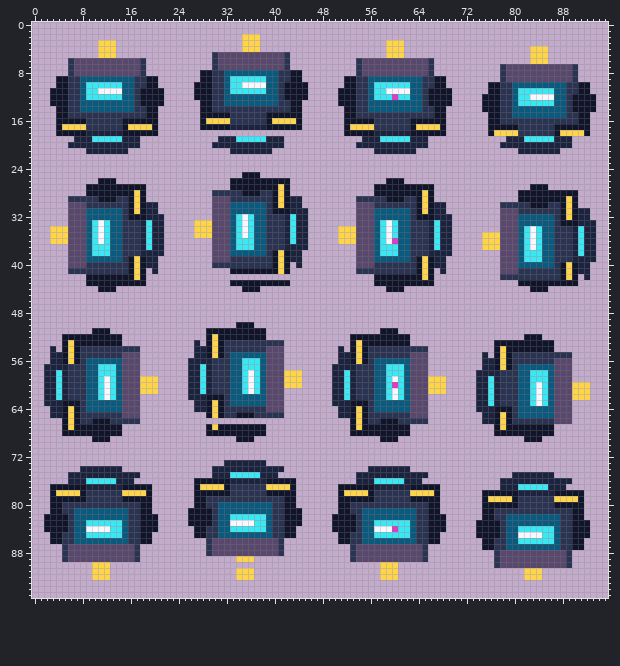
Pixel-art file: game/assets/source/animation/enemy_tank_move.aseprite. Above is the file before it was changed.
96x96 pixels, 1 frame.
Now the later version:
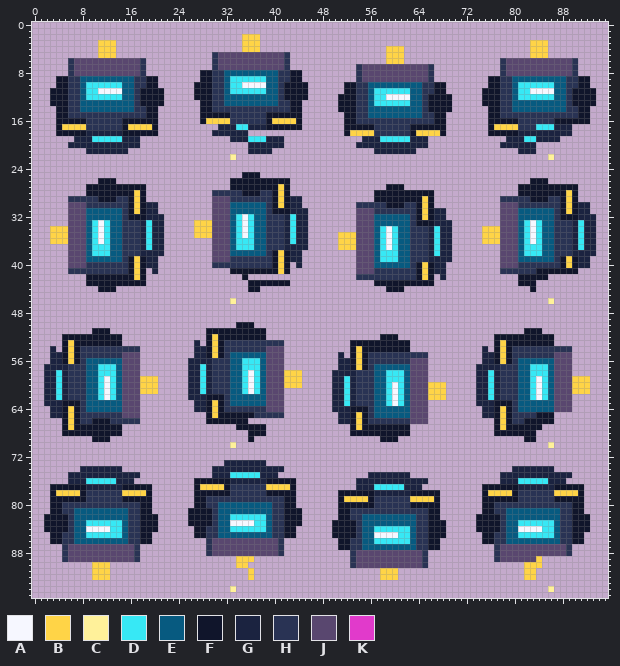
Palette (. is transparent): A #f6f7ff  B #ffd447  C #fff19a  D #37e8f5  E #075a80  F #10152b  G #1b2340  H #293354  J #59476f  K #e13acb
Log entry: fix(art): distinguish enemy movement animations
From old to new:
Changed rows in their new state; - is an unchanged pixel.
first column x 28:
 3 -------------------------------...---------------------BBB--------
 6 --------------------------.....BBB.....-----------HJJJJJJJJJJJH---
 9 ------------------------..-JJJJJJJJJJJ-..-------FF-HEEEEEEEEEH-FF-
10 -----------------------------EEEEEE------------------DDDDDD-------
11 -----------------------.-------DDDD---H--.-----F-------AAAA---F--F
12 -------------------------------AAAA--------------------DDDD-------
13 -----------------------------DDDDDD------------------EEEEEE-------
14 -----------------------F--------------F--F-----.--------------H--.
15 ----------------------------EEEEEEEEE---------------HHHHHHHHH-----
16 --------------------------HHH------HHHH-----------FFF------FFFF---
17 ...GG-DD-----------------FFFF-------FFFF---------BBBB---DDDGGG...-
18 --GGGGGG-----------------BBBBHHHHHH-BBBB---------FFFFGGGGGGGGG...-
19 ---..-GG------------------------------------------------GGG-..----
20 --......------------------------------------------------......----
21 -----...------------------------------------------------....------
22 -----C----------------------------------------------------C-------
first column x 33:
26 --------------------------...---------------------FFF--------
27 ------------------------..---.....--------------FF---FFFFF---
28 --------------------------------F-----------------------B----
29 ---------------------...FF---FF--------------HHHHH---HH------
30 ---------------------HHH--FFF-----..---------JJJ--HHH-----GG-
31 ------------------------HHHHHH------------------EEEEEE-------
32 --------------------------------B---.-------------------F---G
33 -------------------------EEE---FFFG--------------DAD---HHGD--
34 ------------------...---------------------BBB----------------
36 ---------------------------D---------------------------------
37 ------------------BBB-----A---------------...-----D----------
38 ----------------------------------D-----------------------G--
39 -------------------------DDD---HHG--G------------EEE---FBF--.
40 ------------------------EEEEEE------------------HHHHHH-------
41 ---------------------JJJ----------G----------HHH---FFFF-F-..-
42 --F------------------HHHHHHHHHH----G---------...FFFFF.....-.-
43 ...------------------------------------------------.......---
44 --.------------------------------------------------..--------
46 C----------------------------------------------------C-------
first column x 29:
51 -----------------------------...---------------------FFF--------
52 ------------------------.....---..--------------FFFFF---FF------
53 -------------------------F-----------------------B--------------
54 ----------------------.----FFFFFFF...---------G----HHHHHHHHHH---
55 -----------------------.----------HHH----------G----------JJJ---
56 ----------------------------HHHHHH------------------EEEEEE------
57 ---------------------.--FBF---EEE------------G--GHH---DDD-------
58 -----------------------G-----------------------D----------------
59 -------------------------------D-----...---------------A-----BBB
60 -------------------------------A--------------------------------
62 -------------------------------------BBB---------------------...
63 -----------------------DGHH---DAD--------------GFFF---EEE-------
64 ---------------------G---F-------------------.---B--------------
65 ---FF-----------------------EEEEEE------------------HHHFFF...---
66 FFFFFFF---------------GG-----HHH--JJJ---------..-----FFFFF...---
67 .....---------------------------------------------------..------
68 .......------------------------------------------------...------
69 -----..------------------------------------------------.--------
70 ----C----------------------------------------------------C------
first column x 33:
74 -----------------------.......-----------------GGGGGGG------
75 ---------------------..-------...------------GG-------GGG---
76 ------------------------GGGGG---G---------------DDDDD---.---
77 ------------------...GGGDDDDD-GG...-------FFFFFFGGGGG-FFFFF-
78 -------------------FFFF-GGGGGGFFFF---------BBBB-HHHHHHBBBB--
79 -------------------BBBB-------BBBB---------FFFF-------FFFF--
80 --------------------FFFF------FFF-----------HHHH------HHH---
81 ----------------------HHHHHHHHH---------------EEEEEEEEE-----
82 -----------------.--H--------------.-----F--F--------------F
83 ------------------------EEEEEE------------------DDDDDD------
84 ------------------------DDDD--------------------AAAA--------
85 -----------------F--F---AAAA-------F-----.--H---DDDD-------.
86 ------------------------DDDDDD------------------EEEEEE------
87 ------------------FF-HEEEEEEEEEH-FF-------..-JJJJJJJJJJJ-..-
89 ---------------------------------------------------B.....---
90 -BB-----------------HJJJJJJJJJJJH-----------.....BBB.....---
91 -..------------------------------------------------.--------
92 -..------------------------------------------------.--------
94 C----------------------------------------------------C------
